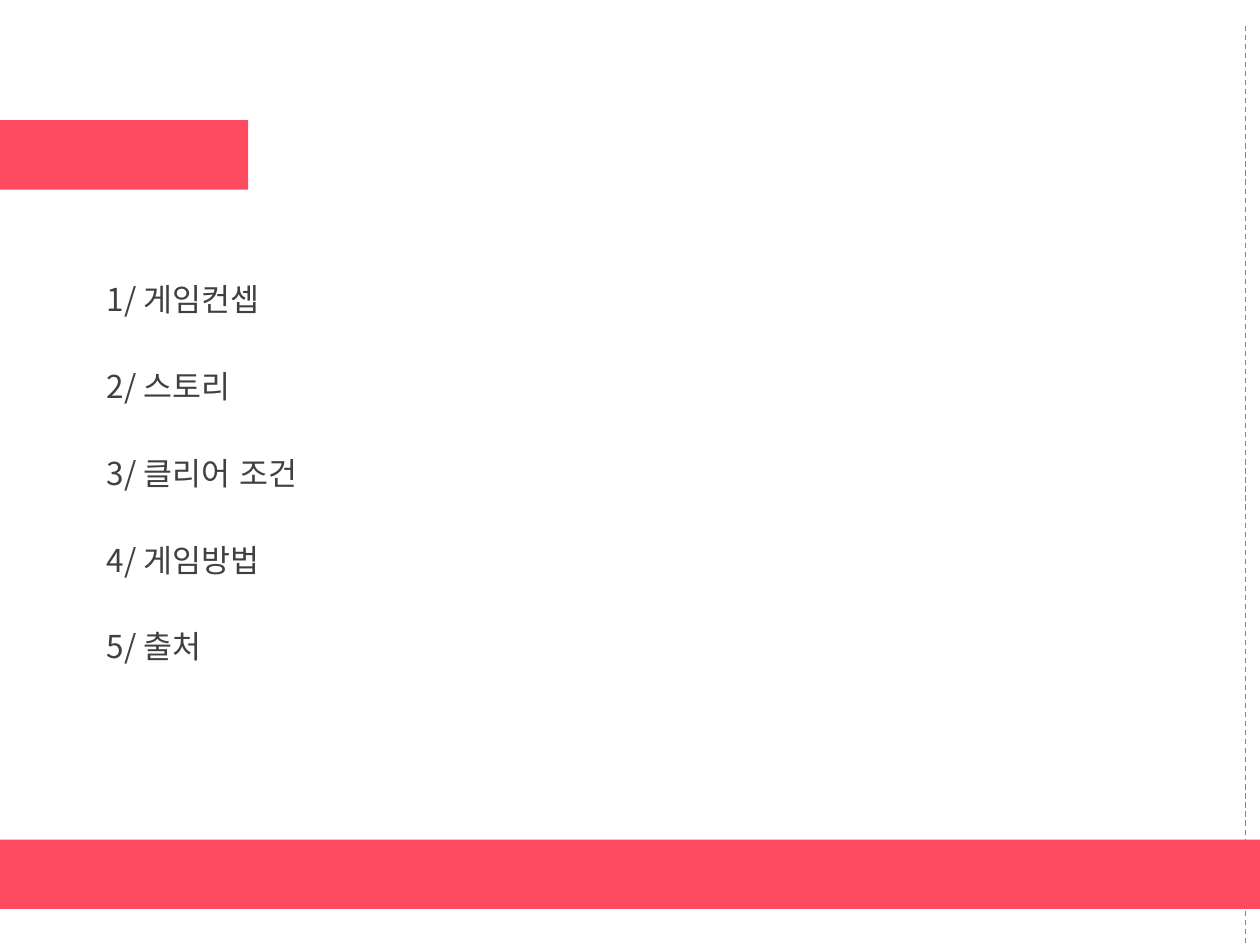
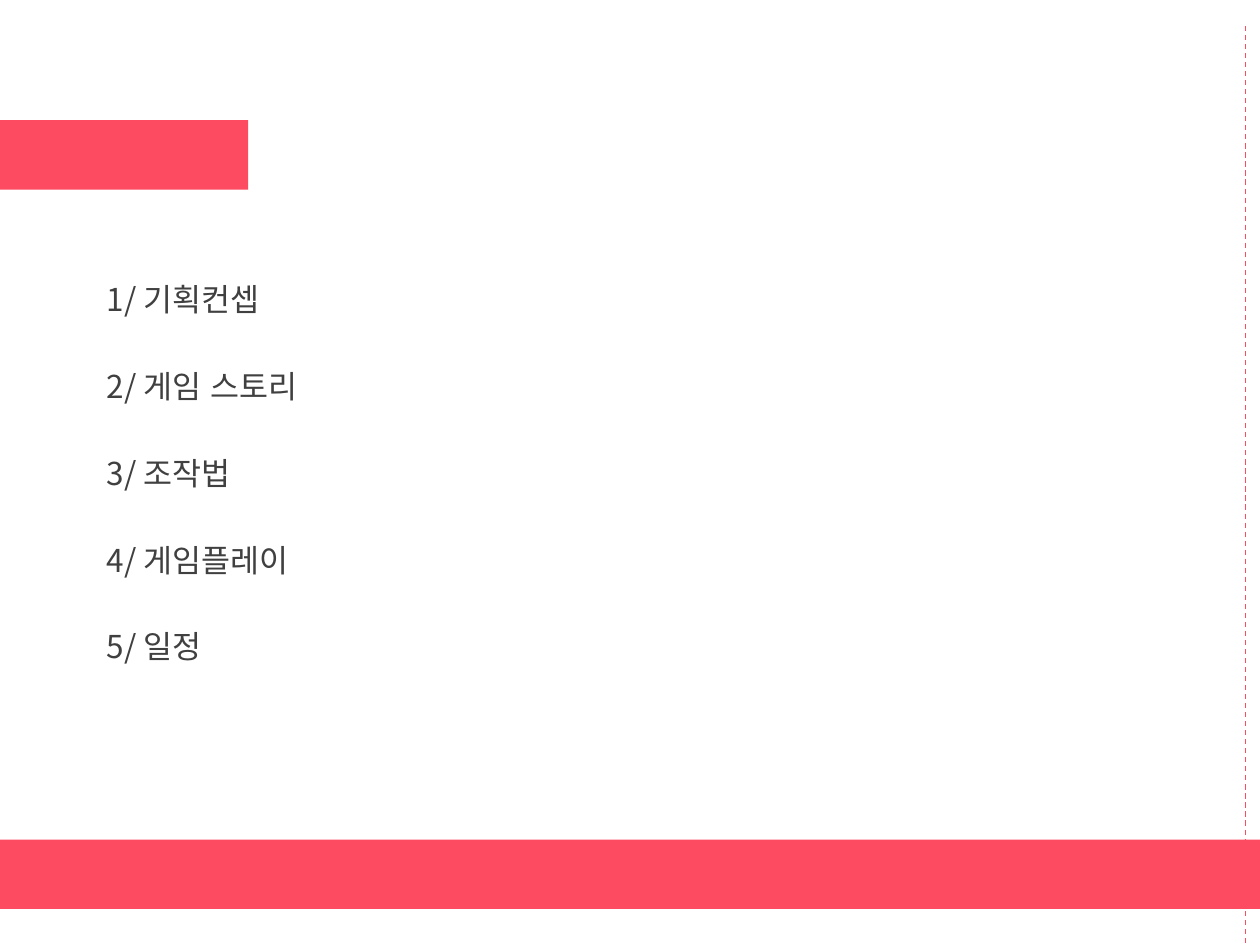
Before and after one commit to haeunjung/Team_Project, a slide deck: slide 2 of 기획문서/게임 제안서.pptx. Drawn at 1260x945 pixels with LibreOffice and Linux fonts; fonts in the diff are those of the drawing. Boxes give left, top, right and bottom in pixels: in the first picture for what was removed or moved away, otherwise in the second. Text is boxed around its words. In the diff, an @@ line names an element or a change of style, - is before the commit and + after.

Commit message:
11.27
기획컨셉, 스토리, 조작키 수정 및 추가

```diff
--- a/기획문서/게임 제안서.pptx
+++ b/기획문서/게임 제안서.pptx
@@ text at box(107, 284, 259, 317): text changed @@
-1/ 게임컨셉
+1/ 기획컨셉
@@ text at box(107, 372, 297, 404): text changed @@
-2/ 스토리
+2/ 게임 스토리
@@ text at box(107, 459, 230, 491): text changed @@
-3/ 클리어 조건
+3/ 조작법
@@ text at box(107, 546, 288, 578): text changed @@
-4/ 게임방법
+4/ 게임플레이
@@ text at box(107, 632, 201, 664): text changed @@
-5/ 출처
+5/ 일정
```
Also in this commit, not shown: 3 other slides changed, 1 slide added, 1 slide removed.
